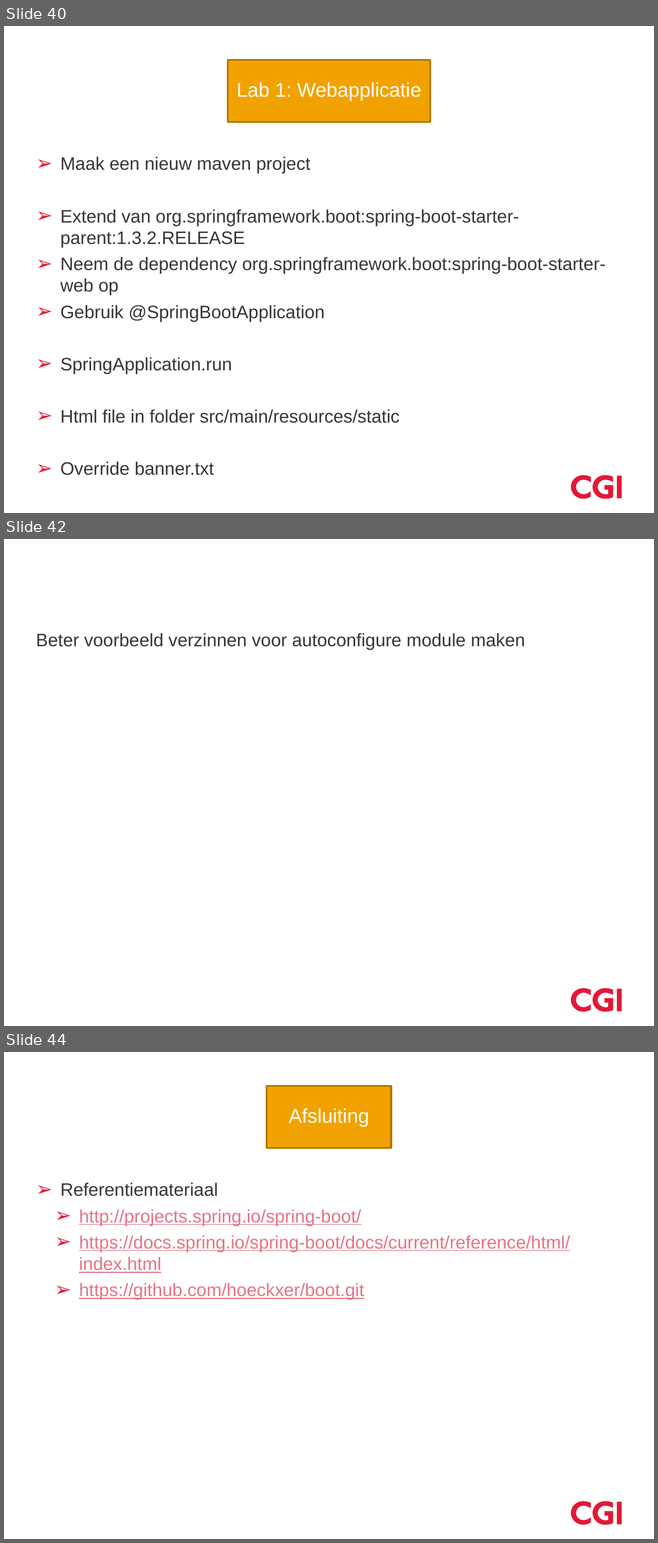
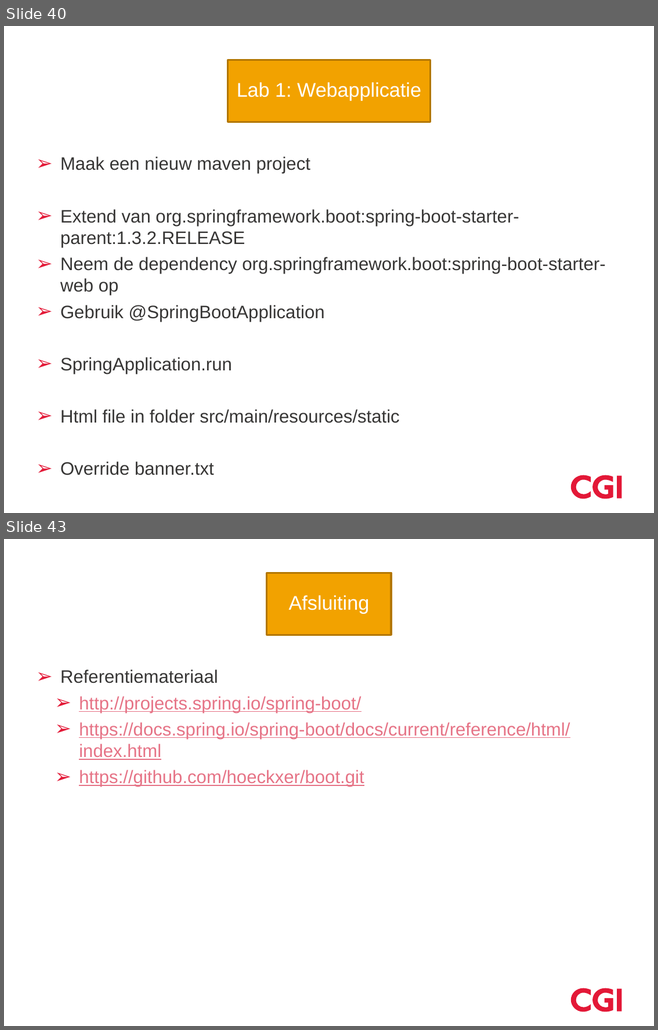
Before and after one commit to hawkeye-bot/boot, a slide deck: Springboot.pptx. Shown one above the other, each under a label of ours: slides 40, 42 and 44 before the commit, slides 40 and 43 after it; the slides between them are not shown. The pictures are 658x1543 and 658x1030 pixels, drawn with LibreOffice and Linux fonts; fonts in the diff are those of the drawing; background and template pictures are left out. Boxes give left, top, right and bottom in pixels: in the first picture for what was removed or moved away, otherwise in the second. Text is boxed around its words. In the diff, an @@ line names an element or a change of style, - is before the commit and + after.

```diff
--- a/Springboot.pptx
+++ b/Springboot.pptx
@@ slide 42 removed at (x1=4, y1=539, x2=654, y2=1026), background #FFFFFF; not listed: 3 template elements that a slide beside it also shows @@
@@ text removed at (x1=36, y1=633, x2=524, y2=650) @@
-Beter voorbeeld verzinnen voor autoconfigure module maken
@@ what was slide 44 is now slide 43 @@
```
Also in this commit, not shown: 2 slides changed, 31 other files.
